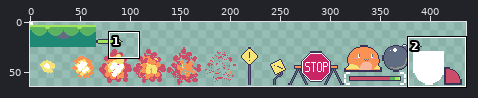
Edited in one commit: sprite sheet (assets/oss325.png). Above: a wide view before the commit, with the close-up outlined.
Close-up. Before:
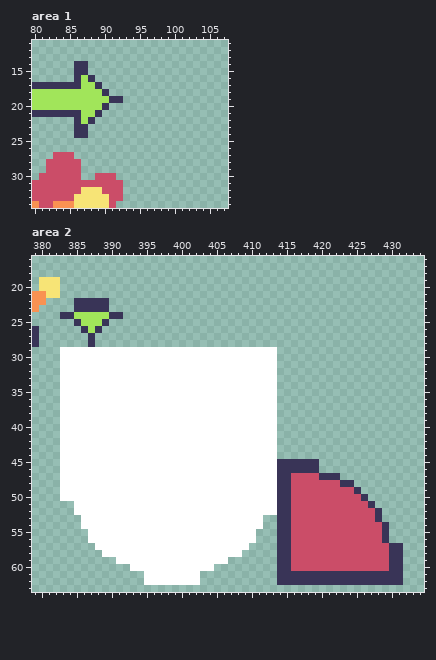
The file is 512x64 pixels. Shown: area 1: x 80..107, y 11..34; area 2: x 379..434, y 16..63. The wide view leaves out empty margins.
And afterwards:
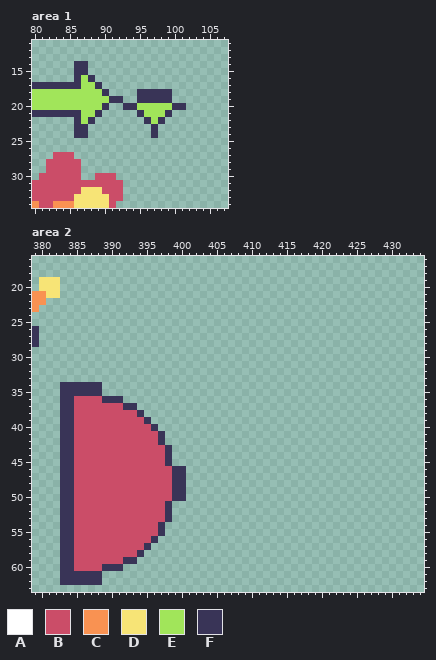
Palette (. is transparent): A #ffffff  B #cb4d68  C #f99252  D #f7e476  E #a1e55a  F #393457
From old to new:
Area 1:
y 18..19: x 95..99 ..... -> FFFFF
y 20: x 93..101 ......... -> FFEEEEEFF
y 21: x 95..99 ..... -> FEEEF
y 22: x 96..98 ... -> FEF
y 23..24: x 97 . -> F
Area 2:
y 22..23: x 385..389 FFFFF -> .....
y 24: x 383..391 FFEEEEEFF -> .........
y 25: x 385..389 FEEEF -> .....
y 26: x 386..388 FEF -> ...
y 27..28: x 387 F -> .
y 29..33: x 383..413 AAAAAAAAAAAAAAAAAAAAAAAAAAAAAAA -> ...............................
y 34..35: x 383..413 AAAAAAAAAAAAAAAAAAAAAAAAAAAAAAA -> FFFFFF.........................
y 36: x 383..413 AAAAAAAAAAAAAAAAAAAAAAAAAAAAAAA -> FFBBBBFFF......................
y 37: x 383..413 AAAAAAAAAAAAAAAAAAAAAAAAAAAAAAA -> FFBBBBBBBFF....................
y 38: x 383..413 AAAAAAAAAAAAAAAAAAAAAAAAAAAAAAA -> FFBBBBBBBBBF...................
y 39: x 383..413 AAAAAAAAAAAAAAAAAAAAAAAAAAAAAAA -> FFBBBBBBBBBBF..................
y 40: x 383..413 AAAAAAAAAAAAAAAAAAAAAAAAAAAAAAA -> FFBBBBBBBBBBBF.................
y 41..42: x 383..413 AAAAAAAAAAAAAAAAAAAAAAAAAAAAAAA -> FFBBBBBBBBBBBBF................
y 43..44: x 383..413 AAAAAAAAAAAAAAAAAAAAAAAAAAAAAAA -> FFBBBBBBBBBBBBBF...............
y 45: x 383..419 AAAAAAAAAAAAAAAAAAAAAAAAAAAAAAAFFFFFF -> FFBBBBBBBBBBBBBF.....................
y 46: x 383..419 AAAAAAAAAAAAAAAAAAAAAAAAAAAAAAAFFFFFF -> FFBBBBBBBBBBBBBBFF...................
y 47: x 383..422 AAAAAAAAAAAAAAAAAAAAAAAAAAAAAAAFFBBBBFFF -> FFBBBBBBBBBBBBBBFF......................
y 48: x 383..424 AAAAAAAAAAAAAAAAAAAAAAAAAAAAAAAFFBBBBBBBFF -> FFBBBBBBBBBBBBBBFF........................
y 49: x 383..425 AAAAAAAAAAAAAAAAAAAAAAAAAAAAAAAFFBBBBBBBBBF -> FFBBBBBBBBBBBBBBFF.........................
y 50: x 383..426 AAAAAAAAAAAAAAAAAAAAAAAAAAAAAAAFFBBBBBBBBBBF -> FFBBBBBBBBBBBBBBFF..........................
y 51: x 383..427 ..AAAAAAAAAAAAAAAAAAAAAAAAAAAAAFFBBBBBBBBBBBF -> FFBBBBBBBBBBBBBF.............................
y 52: x 383..428 ..AAAAAAAAAAAAAAAAAAAAAAAAAAAAAFFBBBBBBBBBBBBF -> FFBBBBBBBBBBBBBF..............................
y 53: x 383..411 ...AAAAAAAAAAAAAAAAAAAAAAAAAA -> FFBBBBBBBBBBBBBF.............; x 414..428 FFBBBBBBBBBBBBF -> ...............
y 54: x 383..411 ...AAAAAAAAAAAAAAAAAAAAAAAAAA -> FFBBBBBBBBBBBBF..............; x 414..429 FFBBBBBBBBBBBBBF -> ................
y 55: x 383..410 ....AAAAAAAAAAAAAAAAAAAAAAAA -> FFBBBBBBBBBBBBF.............; x 414..429 FFBBBBBBBBBBBBBF -> ................
y 56: x 383..410 ....AAAAAAAAAAAAAAAAAAAAAAAA -> FFBBBBBBBBBBBF..............; x 414..429 FFBBBBBBBBBBBBBF -> ................
y 57: x 383..409 .....AAAAAAAAAAAAAAAAAAAAAA -> FFBBBBBBBBBBF..............; x 414..431 FFBBBBBBBBBBBBBBFF -> ..................
y 58: x 383..408 ......AAAAAAAAAAAAAAAAAAAA -> FFBBBBBBBBBF..............; x 414..431 FFBBBBBBBBBBBBBBFF -> ..................
y 59: x 383..406 ........AAAAAAAAAAAAAAAA -> FFBBBBBBBFF.............; x 414..431 FFBBBBBBBBBBBBBBFF -> ..................
y 60: x 383..391 ......... -> FFBBBBFFF; x 393..404 AAAAAAAAAAAA -> ............; x 414..431 FFBBBBBBBBBBBBBBFF -> ..................
y 61..62: x 383..388 ...... -> FFFFFF; x 395..402 AAAAAAAA -> ........; x 414..431 FFFFFFFFFFFFFFFFFF -> ..................
Changed places in both close-ups, as pixel boxes (x1, y1, x2, y2):
added: (123, 89, 186, 138)
changed: (60, 298, 403, 585)
